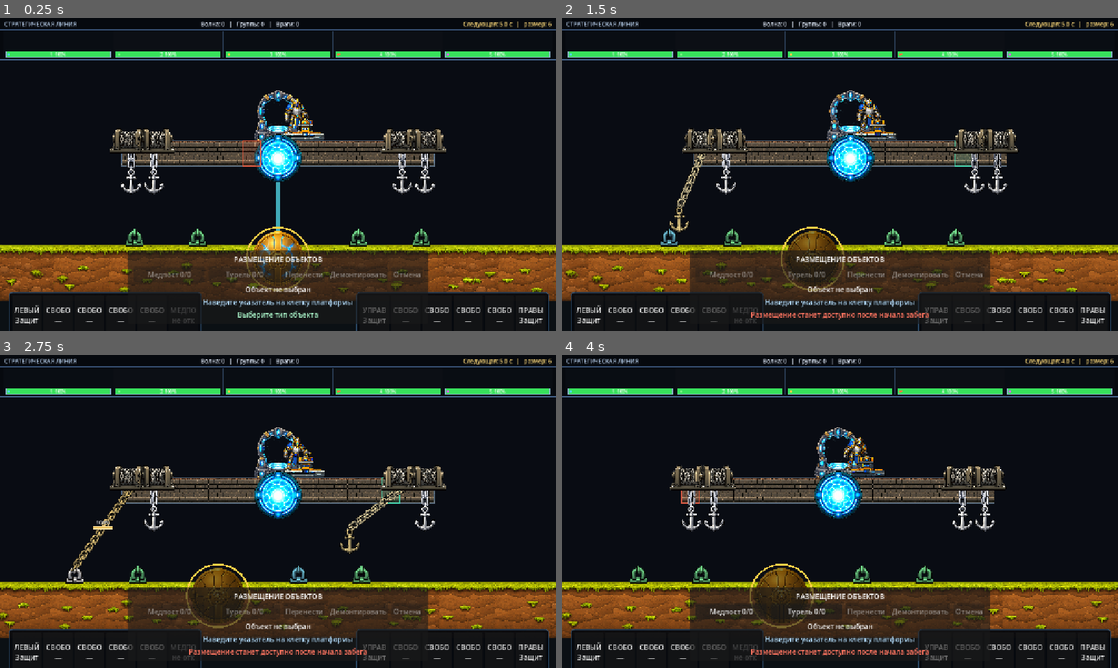
Above: before the commit, frames 1-4 (two rows, left to right).
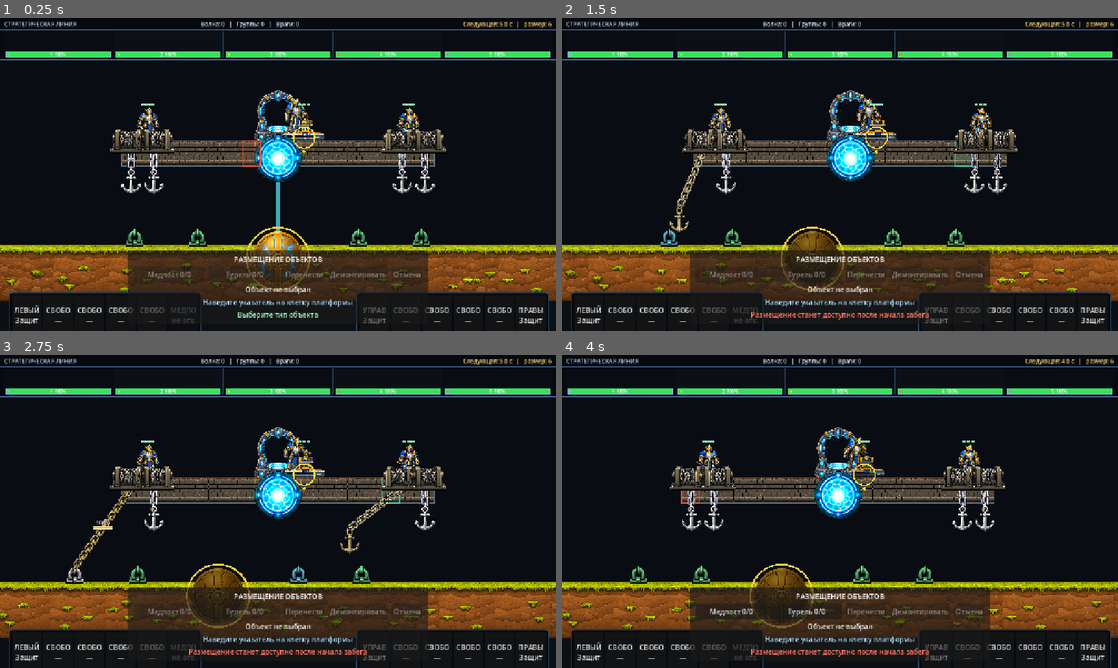
Above: after the commit, the same moments.

Repository: bageus/GloryProtect
Game: Godot game, scene res://scenes/game/game_root_with_flyers.tscn
Same seed, same stepped clock (60 frames per second), same inputs: the game is played once before the commit and once after it.
Inputs (mouse positions are in pixels of both pictures, inside the frame that each line leads up to):
- Up to frame 1 (0.25 s): no input
- Up to frame 2 (1.5 s): tap Enter (ui_accept) at 0.5, 0.77 s; move the mouse to (962, 158) at 0.52 s; hold Right (ui_right) 0.53-1.25 s; tap 1 at 0.6 s; click (962, 158) at 0.67 s; drag from (728, 190) to (812, 237) at 1.27 s
- Up to frame 3 (2.75 s): move the mouse to (333, 442) at 2.02 s; hold Right (ui_right) from 2.03 s (still down); tap 3 at 2.1 s
- Up to frame 4 (4 s): release Right (ui_right) at 2.75 s; drag from (812, 574) to (673, 464) at 2.77 s; move the mouse to (1006, 558) at 3.52 s; hold Left (ui_left) from 3.53 s (still down); tap R at 3.6 s; tap Enter (ui_accept) at 3.77 s

The runs differ from the first frame. In frame 1, 0.4% of the frame differs, in the area x 24-76%, y 27-44%; in frame 2, 0.4%; in frame 3, 0.4%; in frame 4, 0.4%.
Error before the commit: Parse Error: Preload file "res://visual/defenders/ChatGPT Image Jun 24, 2026, 12_29_17 AM.png" does not exist. (res://scripts/crew/defender_visual.gd:7)

Commit message:
Remove deleted medic texture dependency

Diff:
--- a/scripts/crew/defender_visual.gd
+++ b/scripts/crew/defender_visual.gd
@@ -3,9 +3,6 @@
 
 signal death_animation_finished(defender_id: int)
 
-const MEDIC_TEXTURE: Texture2D = preload(
-	"res://visual/defenders/ChatGPT Image Jun 24, 2026, 12_29_17 AM.png"
-)
 const WARRIOR_IDLE_TEXTURES: Array[Texture2D] = [
 	preload("res://visual/defenders/warrior/base/idle/warrior_idle_01.png"),
 	preload("res://visual/defenders/warrior/base/idle/warrior_idle_02.png"),
@@ -79,7 +76,6 @@
 var _frame_index: int = 0
 var _frame_elapsed: float = 0.0
 var _facing_right: bool = true
-var _medic_source_rect: Rect2
 var _idle_source_rects: Array[Rect2] = []
 var _run_left_source_rects: Array[Rect2] = []
 var _run_right_source_rects: Array[Rect2] = []
@@ -96,10 +92,6 @@
 
 
 func _ready() -> void:
-	_medic_source_rect = TextureRegionLayout.get_alpha_bounds(
-		MEDIC_TEXTURE,
-		alpha_crop_threshold
-	)
 	_idle_source_rects = _build_source_rects(WARRIOR_IDLE_TEXTURES)
 	_run_left_source_rects = _build_source_rects(WARRIOR_RUN_LEFT_TEXTURES)
 	_run_right_source_rects = _build_source_rects(WARRIOR_RUN_RIGHT_TEXTURES)
@@ -132,11 +124,10 @@
 		_advance_clamped(WARRIOR_ATTACK_RIGHT_TEXTURES.size(), attack_frame_rate, delta)
 	else:
 		_sync_locomotion_state()
-		match _state:
-			AnimationState.RUN:
-				_advance_loop(WARRIOR_RUN_RIGHT_TEXTURES.size(), run_frame_rate, delta)
-			_:
-				_advance_loop(WARRIOR_IDLE_TEXTURES.size(), idle_frame_rate, delta)
+		if _state == AnimationState.RUN:
+			_advance_loop(WARRIOR_RUN_RIGHT_TEXTURES.size(), run_frame_rate, delta)
+		else:
+			_advance_loop(WARRIOR_IDLE_TEXTURES.size(), idle_frame_rate, delta)
 	queue_redraw()
 
 
@@ -194,8 +185,6 @@
 		return
 	var source_rect: Rect2 = _get_current_source_rect()
 	var asset_size: Vector2 = _fit_asset_size(source_rect.size)
-	if source_rect.size.x <= 0.0 or source_rect.size.y <= 0.0:
-		asset_size = Vector2(asset_max_width, asset_height)
 	var feet := Vector2(0.0, body_radius) + asset_offset
 	var asset_rect := Rect2(
 		feet - Vector2(asset_size.x * 0.5, asset_size.y),
@@ -308,7 +297,9 @@
 
 func _get_current_texture() -> Texture2D:
 	if _state == AnimationState.DYING:
-		return WARRIOR_DIE_RIGHT_TEXTURES[mini(_frame_index, WARRIOR_DIE_RIGHT_TEXTURES.size() - 1)]
+		return WARRIOR_DIE_RIGHT_TEXTURES[
+			mini(_frame_index, WARRIOR_DIE_RIGHT_TEXTURES.size() - 1)
+		]
 	if _role_id == CrewRole.Id.DRIVER:
 		return null
 	if _state == AnimationState.ATTACK:
@@ -318,8 +309,6 @@
 			else WARRIOR_ATTACK_LEFT_TEXTURES
 		)
 		return attacks[mini(_frame_index, attacks.size() - 1)]
-	if _role_id == CrewRole.Id.MEDIC:
-		return MEDIC_TEXTURE
 	if _state == AnimationState.RUN:
 		var runs: Array[Texture2D] = (
 			WARRIOR_RUN_RIGHT_TEXTURES
@@ -342,8 +331,6 @@
 			else _attack_left_source_rects
 		)
 		return attacks[mini(_frame_index, attacks.size() - 1)]
-	if _role_id == CrewRole.Id.MEDIC:
-		return _medic_source_rect
 	if _state == AnimationState.RUN:
 		var runs: Array[Rect2] = (
 			_run_right_source_rects
